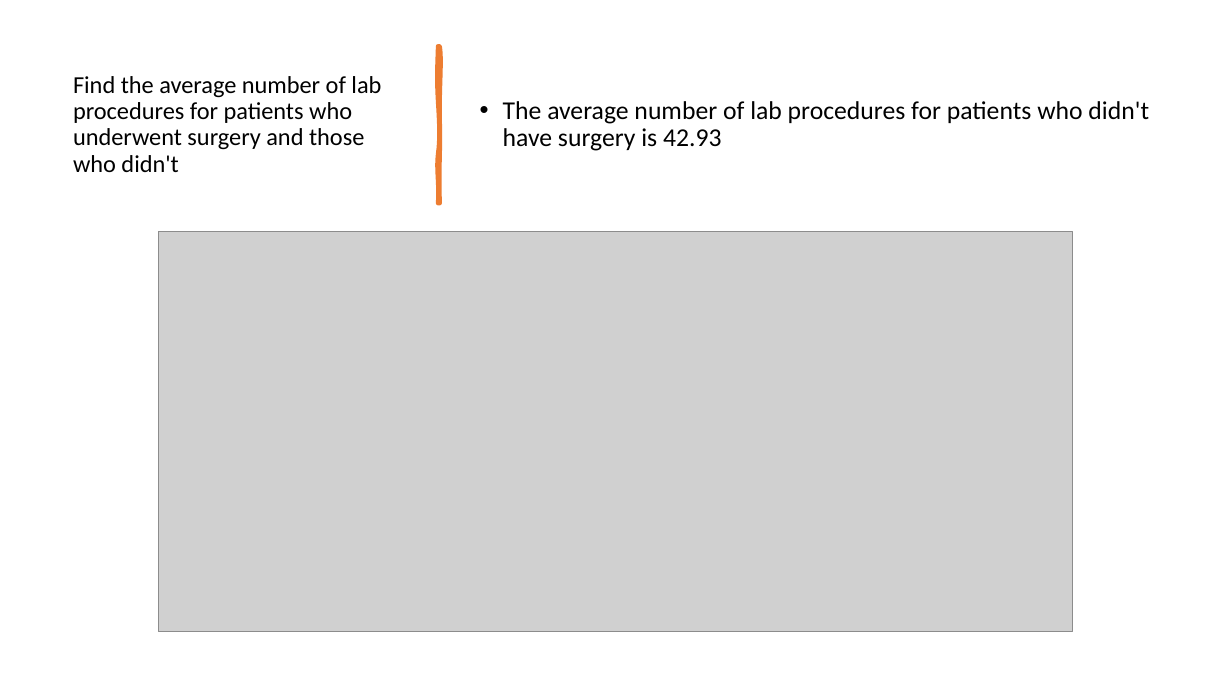
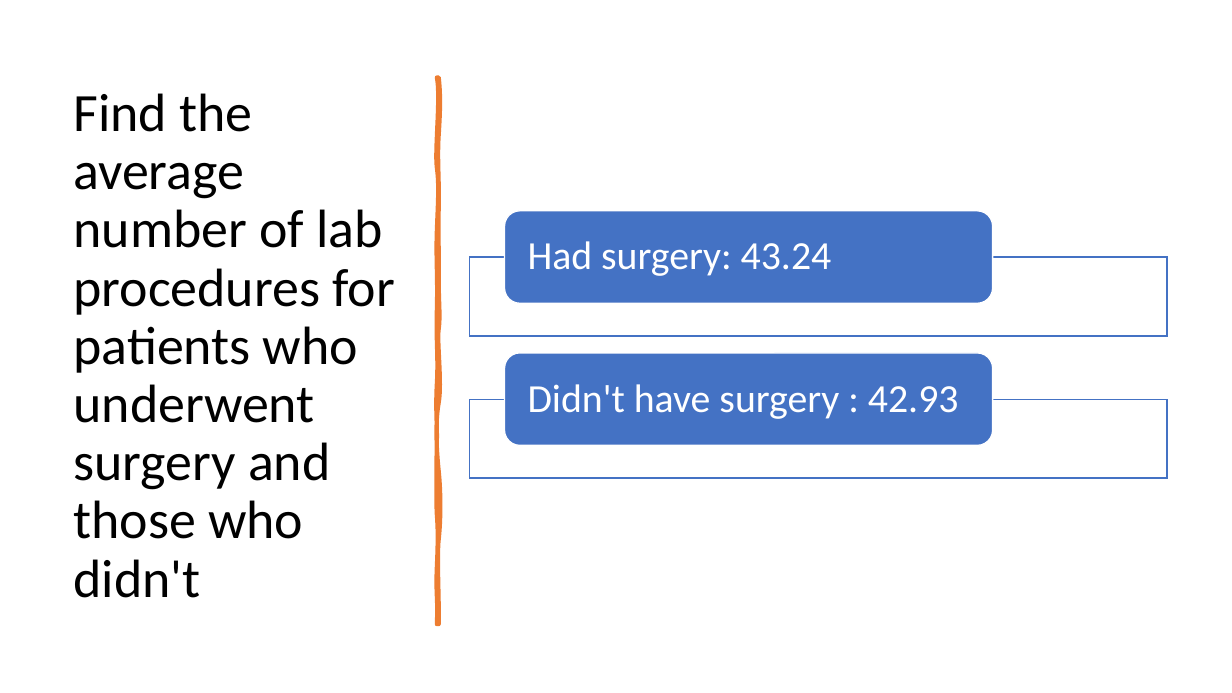
Before and after one commit to Thomas-George-T/Diabetic-Readmission-Exploration, a slide deck: slide 32 of Diabetic Readmission Exploration.pptx. Drawn at 1232x693 pixels with LibreOffice and Linux fonts; fonts in the diff are those of the drawing; grey boxes stand for pictures. Boxes give left, top, right and bottom in pixels: in the first picture for what was removed or moved away, otherwise in the second. Text is boxed around its words. In the diff, an @@ line names an element or a change of style, - is before the commit and + after.

```diff
--- a/Diabetic Readmission Exploration.pptx
+++ b/Diabetic Readmission Exploration.pptx
@@ freeform shape removed at <box>438,46,440,203</box> @@
@@ title "Find the average number of ...": place and size @@
-title "Find the average number of ..." at <box>73,76,381,172</box>
+title "Find the average number of ..." at <box>73,93,394,598</box>
@@ title "Find the average number of ..." at <box>73,93,394,598</box>: size 19 to 42 pt @@
@@ freeform shape added at <box>437,78,439,625</box>, fill #ED7D31, outline #ED7D31 3.25 pt @@
@@ text removed at <box>503,101,1149,151</box> @@
-• The average number of lab procedures for patients who didn't have surgery is 42.93
@@ picture removed at <box>158,232,1073,632</box> @@
@@ group added at <box>470,211,1167,478</box>: 2 rectangles, 2 rounded rectangles, 2 texts @@
+Had surgery: 43.24
+Didn't have surgery : 42.93
```
Also in this commit, not shown: 7 other slides changed, 1 other file.
